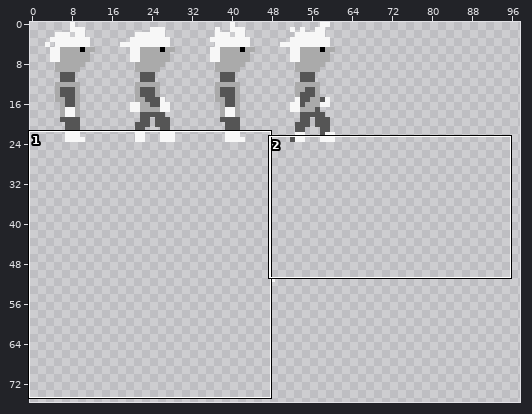
Sprite sheet -- assets/player.png. Above: a wide view before the commit, with the close-up outlined.
Close-up. Before:
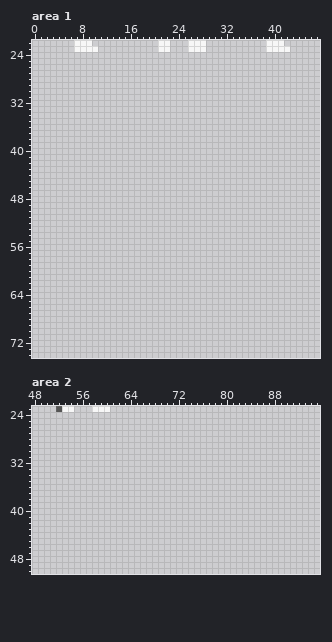
The file is 128x128 pixels. Pixels under 10% opacity are left out. Colours within 5 levels of each other are drawn and written as one. Shown: area 1: x 0..47, y 22..74; area 2: x 48..95, y 23..50. The wide view leaves out empty margins.
The same view after the edit:
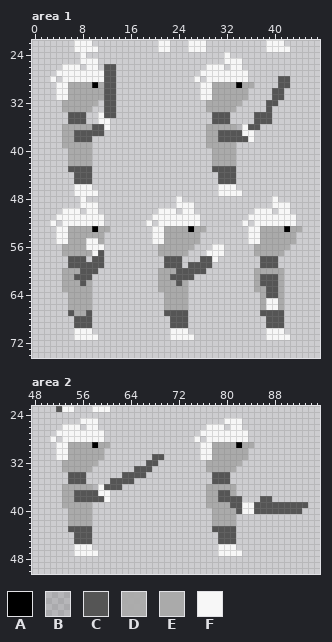
Palette (. is transparent): A #000000  B #55555530  C #555555  D #aaaaaaf4  E #aaaaaa  F #f7f7f7
Change:
Area 1:
y 24: x 8 . -> F; x 32 . -> F
y 25: x 8..10 ... -> FFF; x 32..34 ... -> FFF
y 26: x 5..7 ... -> FFF; x 9..10 .. -> FF; x 12..13 .. -> CC; x 29..31 ... -> FFF; x 33..34 .. -> FF
y 27: x 4..13 .......... -> FFFFFFFFCC; x 28..35 ........ -> FFFFFFFF
y 28: x 3 . -> F; x 5..13 ......... -> FFFFFFFCC; x 27 . -> F; x 29..35 ....... -> FFFFFFF; x 41..42 .. -> CC
y 29: x 4..13 .......... -> FFEEEEAECC; x 28..36 ......... -> FFEEEEAEE; x 41..42 .. -> CC
y 30..31: x 4..13 .......... -> FFEEEEEECC; x 28..35 ........ -> FFEEEEEE; x 40..41 .. -> CC
y 32: x 5..10 ...... -> EEEEED; x 12..13 .. -> CC; x 29..34 ...... -> EEEEED; x 39..40 .. -> CC
y 33: x 5..9 ..... -> EEEEE; x 12..13 .. -> CC; x 29..33 ..... -> EEEEE; x 39 . -> C
y 34: x 6..8 ... -> CCC; x 11..13 ... -> FCC; x 30..32 ... -> CCC; x 37..39 ... -> CCC
y 35: x 6..8 ... -> CCC; x 11..12 .. -> FF; x 30..32 ... -> CCC; x 37..39 ... -> CCC
y 36: x 5..12 ........ -> EEEEECCF; x 29..37 ......... -> EEEEEBFCC
y 37: x 5..11 ....... -> EECCCCC; x 29..36 ........ -> EECCCCFF
y 38: x 5..9 ..... -> EECCC; x 29..36 ........ -> EECCCCCF
y 39: x 5..9 ..... -> EEEEE; x 29..33 ..... -> EEEEE
y 40..42: x 6..9 .... -> EEEE; x 30..33 .... -> EEEE
y 43: x 6..9 .... -> CCCC; x 30..33 .... -> CCCC
y 44..45: x 7..9 ... -> CCC; x 31..33 ... -> CCC
y 46: x 7..9 ... -> FFF; x 31..33 ... -> FFF
y 47: x 7..10 .... -> FFFF; x 31..34 .... -> FFFF
y 48: x 8 . -> F; x 24 . -> F; x 40 . -> F
y 49: x 8..10 ... -> FFF; x 24..26 ... -> FFF; x 40..42 ... -> FFF
y 50: x 5..7 ... -> FFF; x 9..10 .. -> FF; x 21..23 ... -> FFF; x 25..26 .. -> FF; x 37..39 ... -> FFF; x 41..42 .. -> FF
y 51: x 4..11 ........ -> FFFFFFFF; x 20..27 ........ -> FFFFFFFF; x 36..43 ........ -> FFFFFFFF
y 52: x 3 . -> F; x 5..11 ....... -> FFFFFFF; x 19 . -> F; x 21..27 ....... -> FFFFFFF; x 35 . -> F; x 37..43 ....... -> FFFFFFF
y 53: x 4..12 ......... -> FFEEEEAEE; x 20..28 ......... -> FFEEEEAEE; x 36..44 ......... -> FFEEEEAEE
y 54: x 4..11 ........ -> FFEEEEEE; x 20..27 ........ -> FFEEEEEE; x 36..43 ........ -> FFEEEEEE
y 55: x 4..11 ........ -> FFEEEFFE; x 20..27 ........ -> FFEEEEEE; x 36..43 ........ -> FFEEEEEE
y 56: x 5..11 ....... -> EEEEFFF; x 21..26 ...... -> EEEEED; x 30..31 .. -> FF; x 37..42 ...... -> EEEEED
y 57: x 5..11 ....... -> EEEEEFC; x 21..25 ..... -> EEEEE; x 29..31 ... -> FFF; x 37..41 ..... -> EEEEE
y 58: x 6..8 ... -> CCC; x 10..11 .. -> CC; x 22..24 ... -> CCC; x 28..30 ... -> CCF; x 38..40 ... -> CCC
y 59: x 6..11 ...... -> CCCCCC; x 22..24 ... -> CCC; x 26..29 .... -> CCCC; x 38..40 ... -> CCC
y 60: x 5..10 ...... -> EEECCC; x 21..28 ........ -> EEECCCCC; x 37..41 ..... -> EEEEE
y 61: x 5..9 ..... -> EECCC; x 21..26 ...... -> EECCCC; x 37..41 ..... -> ECCCE
y 62: x 5..9 ..... -> EEECE; x 21..25 ..... -> EEECE; x 37..41 ..... -> ECCCE
y 63: x 5..9 ..... -> EEEEE; x 21..25 ..... -> EEEEE; x 37..41 ..... -> EECCE
y 64: x 6..9 .... -> EEEE; x 22..25 .... -> EEEE; x 38..41 .... -> ECCE
y 65..66: x 6..9 .... -> EEEE; x 22..25 .... -> EEEE; x 38..41 .... -> EFFE
y 67: x 6..9 .... -> CEEC; x 22..25 .... -> CCCC; x 38..41 .... -> CCCC
y 68..69: x 7..9 ... -> CCC; x 23..25 ... -> CCC; x 39..41 ... -> CCC
y 70: x 7..9 ... -> FFF; x 23..25 ... -> FFF; x 39..41 ... -> FFF
y 71: x 7..10 .... -> FFFF; x 23..26 .... -> FFFF; x 39..42 .... -> FFFF
Area 2:
y 25: x 56..58 ... -> FFF; x 80..82 ... -> FFF
y 26: x 53..55 ... -> FFF; x 57..58 .. -> FF; x 77..79 ... -> FFF; x 81..82 .. -> FF
y 27: x 52..59 ........ -> FFFFFFFF; x 76..83 ........ -> FFFFFFFF
y 28: x 51 . -> F; x 53..59 ....... -> FFFFFFF; x 75 . -> F; x 77..83 ....... -> FFFFFFF
y 29: x 52..60 ......... -> FFEEEEAEE; x 76..84 ......... -> FFEEEEAEE
y 30: x 52..59 ........ -> FFEEEEEE; x 76..83 ........ -> FFEEEEEE
y 31: x 52..59 ........ -> FFEEEEEE; x 68..69 .. -> CC; x 76..83 ........ -> FFEEEEEE
y 32: x 53..58 ...... -> EEEEED; x 67..68 .. -> CC; x 77..82 ...... -> EEEEED
y 33: x 53..57 ..... -> EEEEE; x 65..67 ... -> CCC; x 77..81 ..... -> EEEEE
y 34: x 54..56 ... -> CCC; x 63..66 .... -> CCCC; x 78..80 ... -> CCC
y 35: x 54..56 ... -> CCC; x 61..64 .... -> CCCC; x 78..80 ... -> CCC
y 36: x 53..62 .......... -> EEEEEBFCCC; x 77..81 ..... -> EEEEE
y 37: x 53..60 ........ -> EECCCCFF; x 77..81 ..... -> EECCE
y 38: x 53..60 ........ -> EECCCCCF; x 77..82 ...... -> EECCCC; x 86..87 .. -> CC
y 39: x 53..57 ..... -> EEEEE; x 77..93 ................. -> EEEECCFFCCCCCCCCC
y 40: x 54..57 .... -> EEEE; x 78..92 ............... -> EEEECFFCCCCCCCC
y 41..42: x 54..57 .... -> EEEE; x 78..81 .... -> EEEE
y 43: x 54..57 .... -> CCCC; x 78..81 .... -> CCCC
y 44..45: x 55..57 ... -> CCC; x 79..81 ... -> CCC
y 46: x 55..57 ... -> FFF; x 79..81 ... -> FFF
y 47: x 55..58 .... -> FFFF; x 79..82 .... -> FFFF
Boxes around the changes in both close-ups, in picture pixels (x1, y1, x2, y2):
added: (50, 52, 116, 340)
added: (146, 52, 302, 340)
added: (50, 418, 164, 556)
added: (194, 418, 308, 556)
